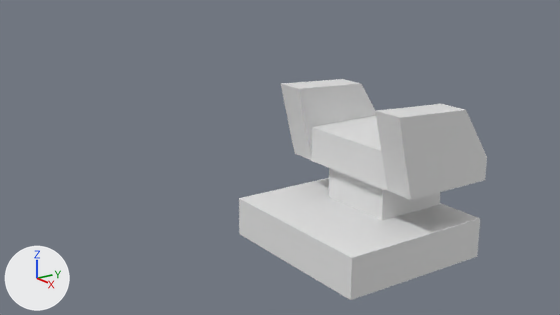
The Blender file StarTrekTosCaptainsChair.blend as it was, and as the next commit left it.
Before and after are seen from the file's camera 'Camera'. The lights are fixed; the arrows at lower left show +X, +Y and +Z.

In view in the first picture: 'ChairArm', 'ChairArm.001', 'ChairBase', 'ChairSeat', 'ChairSwivel'.
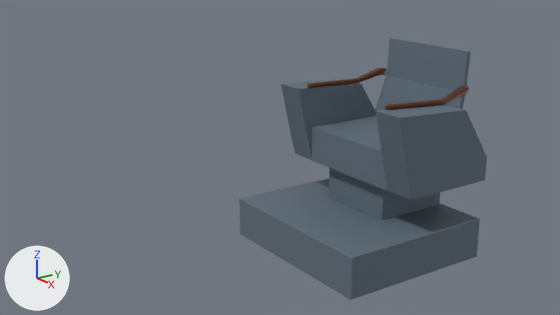
Where the change shows, as pixel boxes (x1, y1, x2, y2) in the pictures (560 x 315 px):
'ChairBase', recoloured (white to blue): (239, 178, 480, 300) in both
'ChairArm.001', recoloured (grey to blue): (375, 104, 487, 200) in both
'ChairBack', added (blue): after (375, 38, 471, 111)
'ChairArm', recoloured (grey to blue): (281, 79, 376, 160) in both
'ChairSeat', recoloured (white to blue): (311, 116, 388, 191) in both
'ChairSwivel', recoloured (white to blue): (329, 168, 441, 221) in both
'Cube', added (brown): after (385, 86, 469, 110)
'Cube.001', added (brown): after (307, 67, 386, 88)

The change, as a list of edits to the scene's bpy script:
```text
Add mat_chairbase:
    mat_chairbase = principled_material('ChairBase')
    mat_chairbase.base_color = (0.114, 0.156, 0.196)  # dark blue #5f6e7a
    mat_chairbase.roughness = 0.768
    mat_chairbase.coat_weight = 0.0536
    mat_chairbase.coat_roughness = 0.0
Add mat_wood:
    mat_wood = principled_material('Wood')
    mat_wood.base_color = (0.0985, 0.0294, 0.00571)  # brown #583011
    mat_wood.roughness = 0.4
Change me_cube_001:
    where me_cube_001.from_pydata(...)  # 8 vertices, 6 faces; spans x -1.0..1.0, y -1.0..0.65, z -1.0..-0.22
    add me_cube_001.materials.append(mat_chairbase)  # dark blue #5f6e7a
Change me_cube_002:
    where me_cube_002.from_pydata(...)  # 8 vertices, 6 faces; spans x -1.0..1.0, y -1.0..1.0, z 0.05..1.0
    add me_cube_002.materials.append(mat_chairbase)  # dark blue #5f6e7a
Change me_cube_003:
    where me_cube_003.from_pydata(...)  # 12 vertices, 10 faces; spans x -1.0..1.0, y -4.06..1.98, z -3.2..0.87
    add me_cube_003.materials.append(mat_chairbase)  # dark blue #5f6e7a
Change me_cube_004:
    where me_cube_004.from_pydata(...)  # 12 vertices, 10 faces; spans x -1.0..1.0, y -4.06..1.98, z -3.2..0.87
    add me_cube_004.materials.append(mat_chairbase)  # dark blue #5f6e7a
Change me_cube_005:
    where me_cube_005.from_pydata(...)  # 8 vertices, 6 faces; spans x -1.8..1.41, y -1.16..1.0, z -1.0..1.32
    add me_cube_005.materials.append(mat_chairbase)  # dark blue #5f6e7a
Add me_cube_007:
    me_cube_007.from_pydata(...)  # 18 vertices, 14 faces, 1 loose edge; spans x -1.0..1.7, y -27.2..1.2, z -1.2..2.5
    me_cube_007.polygons.foreach_set('use_smooth', [True] * 14)
    me_cube_007.materials.append(mat_wood)  # brown #583011
Add me_cube_006:
    me_cube_006.from_pydata(...)  # 18 vertices, 14 faces, 1 loose edge; spans x -1.0..1.7, y -27.2..1.2, z -2.5..1.0
    me_cube_006.polygons.foreach_set('use_smooth', [True] * 14)
    me_cube_006.materials.append(mat_wood)  # brown #583011
Add me_cube:
    me_cube.from_pydata(...)  # 12 vertices, 10 faces; spans x -1.07..1.05, y -4.94..1.0, z -3.81..1.24
    me_cube.materials.append(mat_chairbase)  # dark blue #5f6e7a
Add ob_cube_001:
    ob_cube_001 = bpy.data.objects.new('Cube.001', me_cube_007)
    ob_cube_001.location = (-0.396, 0.551, -0.4)
    ob_cube_001.rotation_euler = (0.0, 3.142, 0.0)  # degrees (0, 180, 0)
    ob_cube_001.scale = (0.0249, 0.0249, 0.0249)
    _m = ob_cube_001.modifiers.new('Bevel', 'BEVEL')
    _m.width = 0.25
    _m.width_pct = 0.25
    _m.limit_method = 'NONE'
Add ob_cube:
    ob_cube = bpy.data.objects.new('Cube', me_cube_006)
    ob_cube.location = (0.401, 0.551, -0.4)
    ob_cube.scale = (0.0249, 0.0249, 0.0249)
    _m = ob_cube.modifiers.new('Bevel', 'BEVEL')
    _m.width = 0.25
    _m.width_pct = 0.25
    _m.limit_method = 'NONE'
Add ob_chairback:
    ob_chairback = bpy.data.objects.new('ChairBack', me_cube)
    ob_chairback.location = (0.002, 0.6, -0.292)
    ob_chairback.rotation_euler = (-0.0638, 0.0, 0.0)  # degrees (-3.7, 0, 0)
    ob_chairback.scale = (0.374, 0.0152, 0.112)
    _m = ob_chairback.modifiers.new('Bevel', 'BEVEL')
    _m.width = 0.01
    _m.width_pct = 0.01
    _m.limit_method = 'NONE'
```
